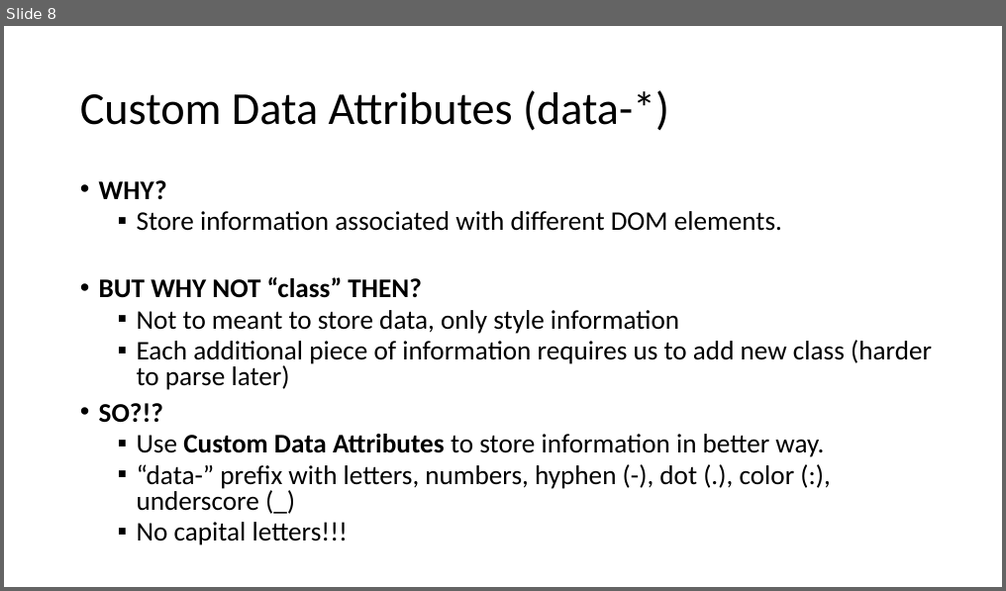
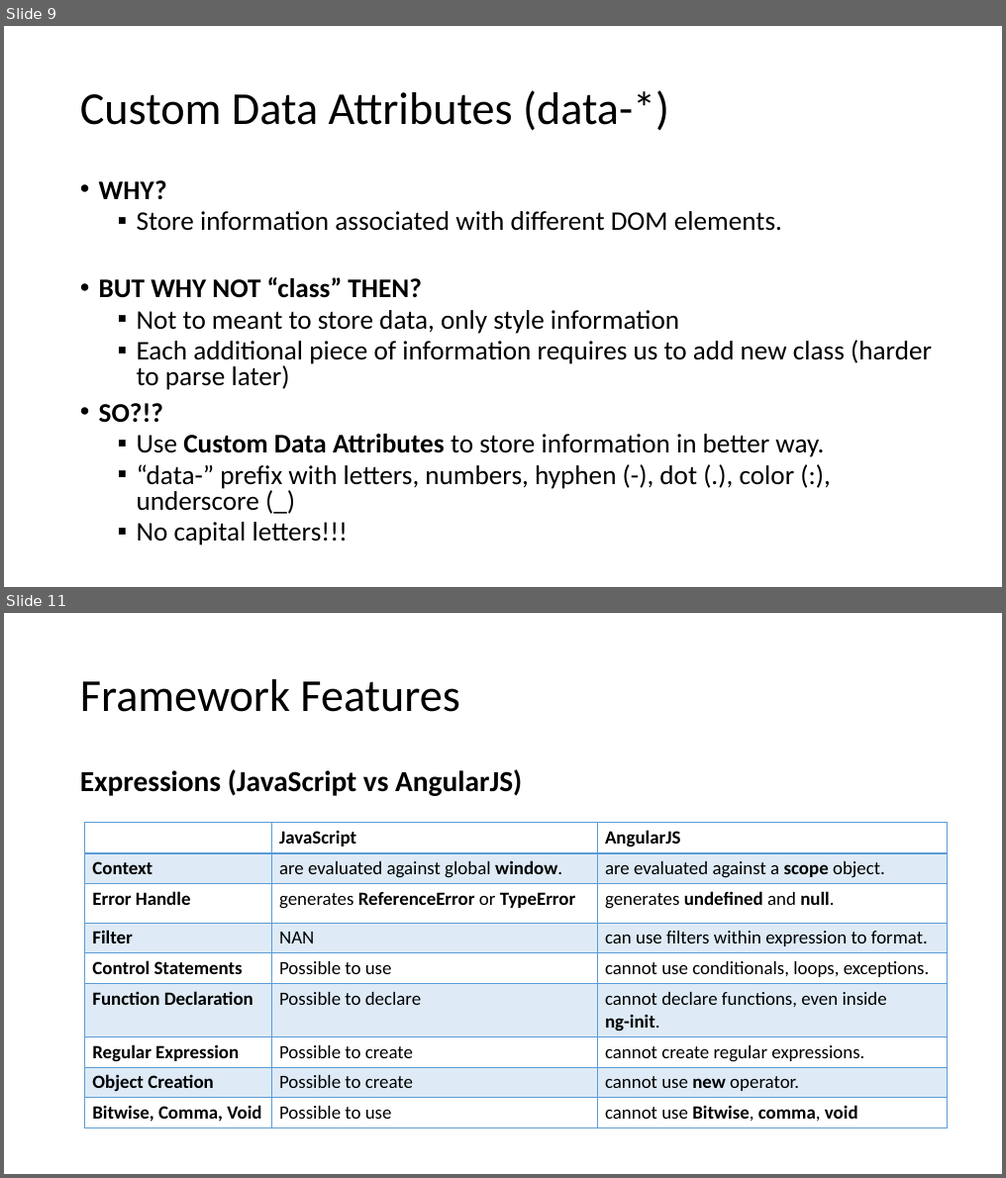
Before and after one commit to canpe/AngularJS-Examples, a slide deck: Angular.js.pptx. Shown one above the other, each under a label of ours: slide 8 before the commit, slides 9 and 11 after it; the slides between them are not shown. The pictures are 1006x591 and 1006x1178 pixels, drawn with LibreOffice and Linux fonts; fonts in the diff are those of the drawing. Boxes give left, top, right and bottom in pixels: in the first picture for what was removed or moved away, otherwise in the second. Text is boxed around its words. In the diff, an @@ line names an element or a change of style, - is before the commit and + after.

```diff
--- a/Angular.js.pptx
+++ b/Angular.js.pptx
@@ slide 11 added at (x1=4, y1=613, x2=1002, y2=1174), background #FFFFFF @@
@@ title added at (x1=80, y1=679, x2=460, y2=712), 44 pt, text #000000 @@
+Framework Features
@@ text added at (x1=80, y1=769, x2=522, y2=796), 28 pt, text #000000, bold @@
+Expressions (JavaScript vs AngularJS)
@@ table added at (x1=85, y1=823, x2=947, y2=1128), 9 rows, 3 columns @@
+ | JavaScript | AngularJS
+Context | are evaluated against global window. | are evaluated against a scope object.
+Error Handle | generates ReferenceError or TypeError | generates undefined and null.
+Filter | NAN | can use filters within expression to format.
+Control Statements | Possible to use | cannot use conditionals, loops, exceptions.
+Function Declaration | Possible to declare | cannot declare functions, even inside ng-init.
+Regular Expression | Possible to create | cannot create regular expressions.
+Object Creation | Possible to create | cannot use new operator.
+Bitwise, Comma, Void | Possible to use | cannot use Bitwise, comma, void
@@ what was slide 8 is now slide 9 @@
```
Also in this commit, not shown: 3 slides changed, 4 other slides added.
